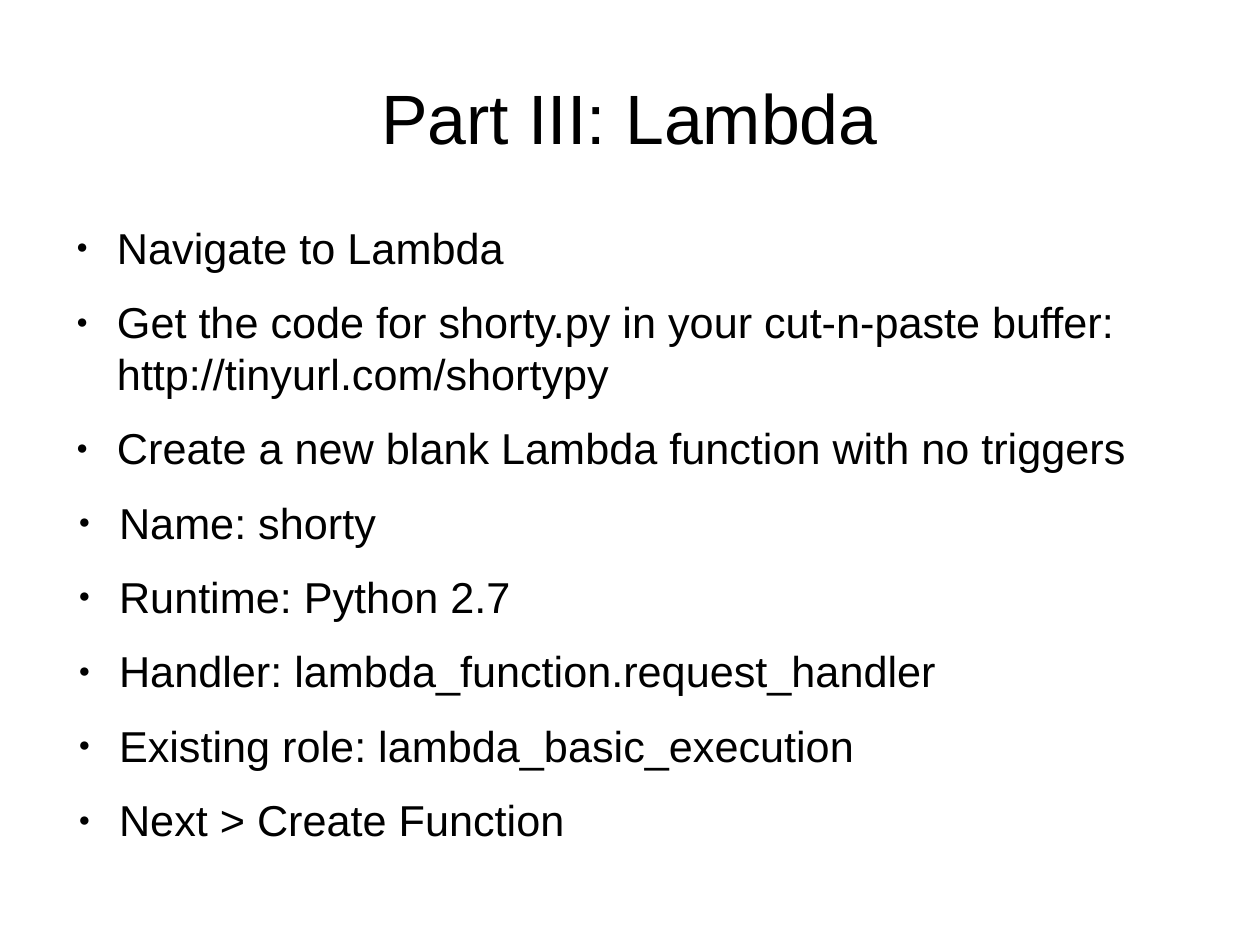
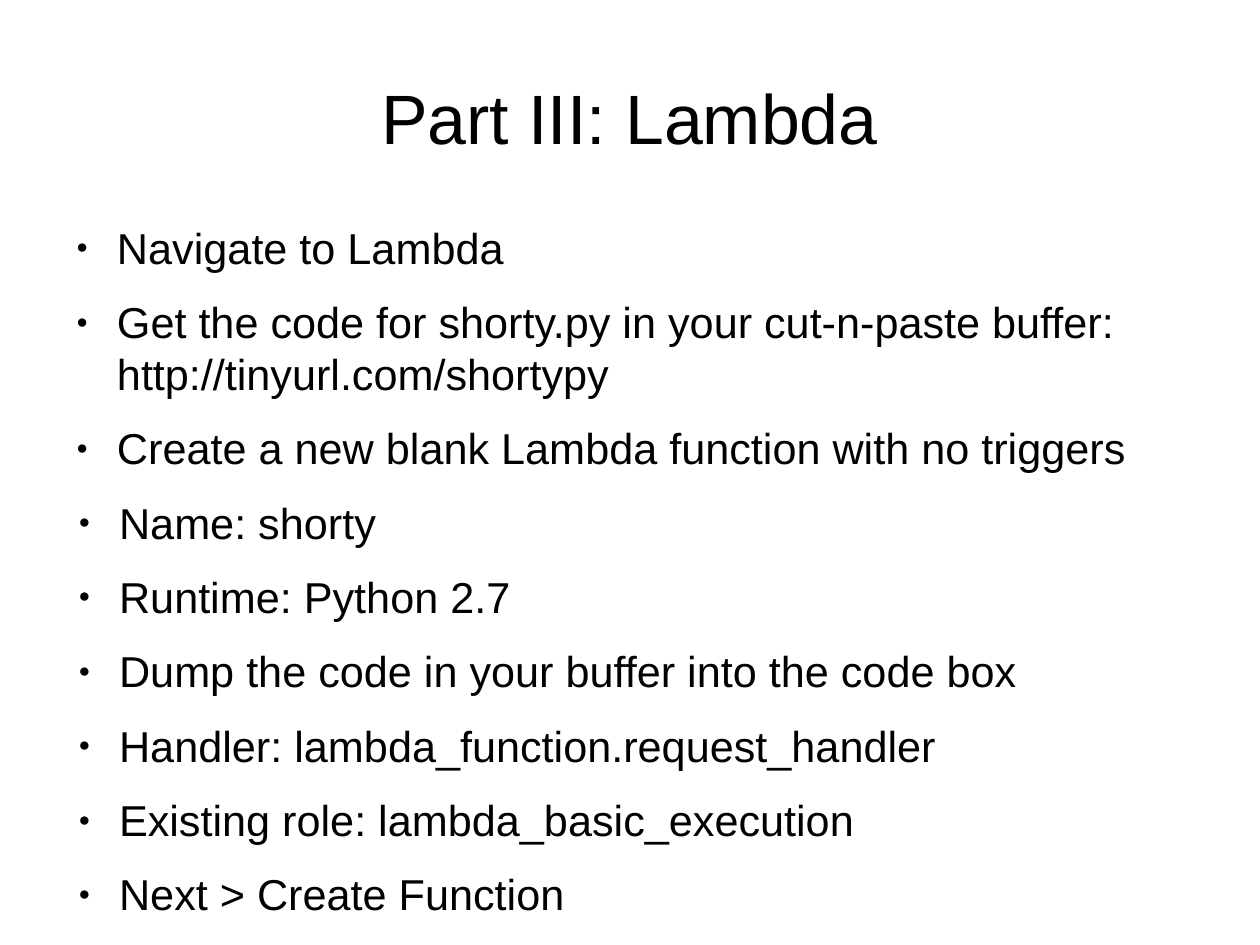
Before and after one commit to cmrsol/demo, a slide deck: slide 5 of api-gateway-how-to/API-GW_How-To.odp. Drawn at 1260x945 pixels with LibreOffice and Linux fonts; fonts in the diff are those of the drawing. Boxes give left, top, right and bottom in pixels: in the first picture for what was removed or moved away, otherwise in the second. Text is boxed around its words. In the diff, an @@ line names an element or a change of style, - is before the commit and + after.

```diff
--- a/api-gateway-how-to/API-GW_How-To.odp
+++ b/api-gateway-how-to/API-GW_How-To.odp
@@ text at [119,655,1017,696]: paragraph added @@
+● Dump the code in your buffer into the code box
```
Also in this commit, not shown: 5 other slides changed, 1 other file.
